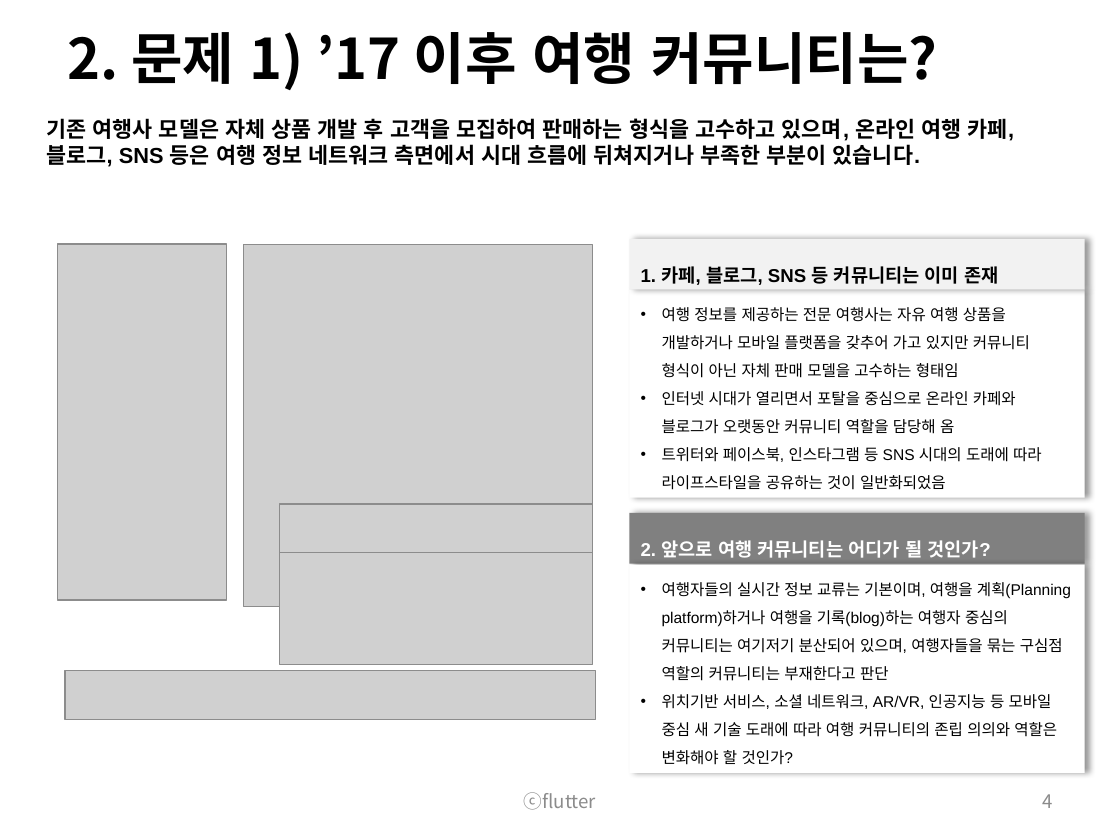
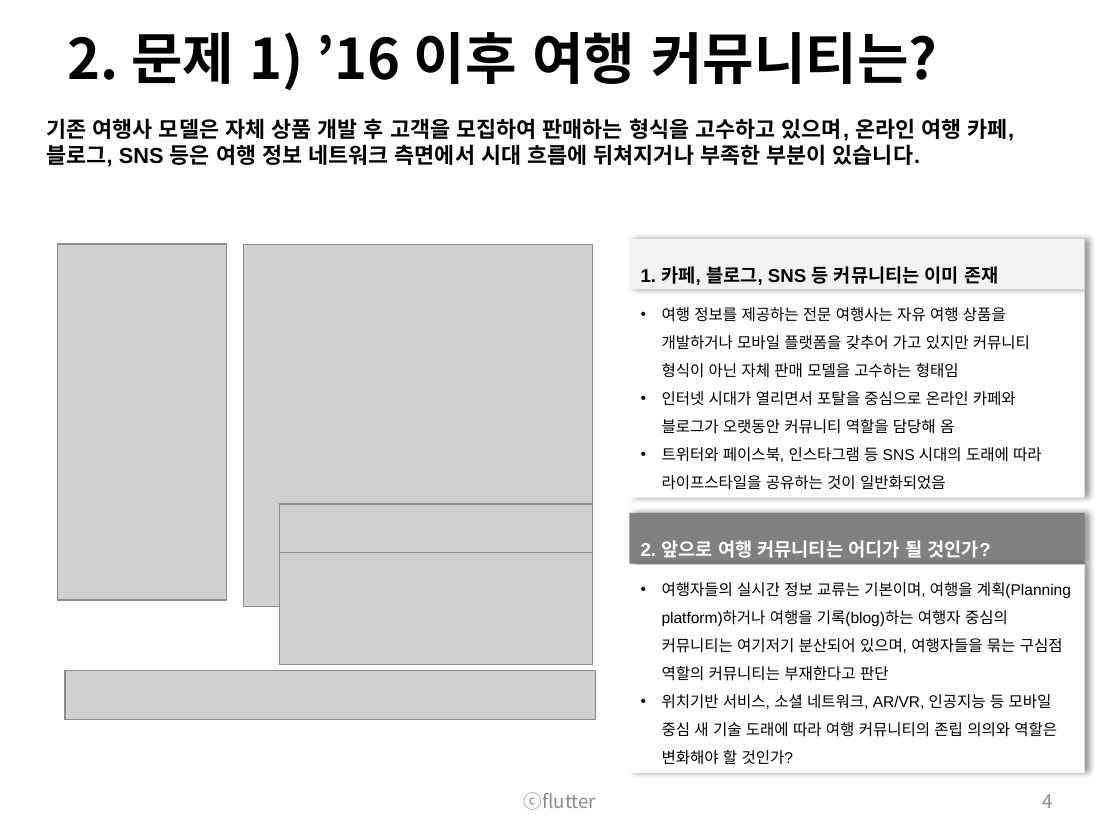
Before and after one commit to wooramc/soop_rep, a slide deck: slide 4 of flutter business plan_Dcamp.pptx. Drawn at 1120x840 pixels with LibreOffice and Linux fonts; fonts in the diff are those of the drawing; grey boxes stand for pictures. Boxes give left, top, right and bottom in pixels: in the first picture for what was removed or moved away, otherwise in the second. Text is boxed around its words. In the diff, an @@ line names an element or a change of style, - is before the commit and + after.

```diff
--- a/flutter business plan_Dcamp.pptx
+++ b/flutter business plan_Dcamp.pptx
@@ title at (67,32,937,90): text changed @@
-2. 문제 1) ’17 이후 여행 커뮤니티는?
+2. 문제 1) ’16 이후 여행 커뮤니티는?
```
Also in this commit, not shown: 3 other slides changed, 1 other file.
